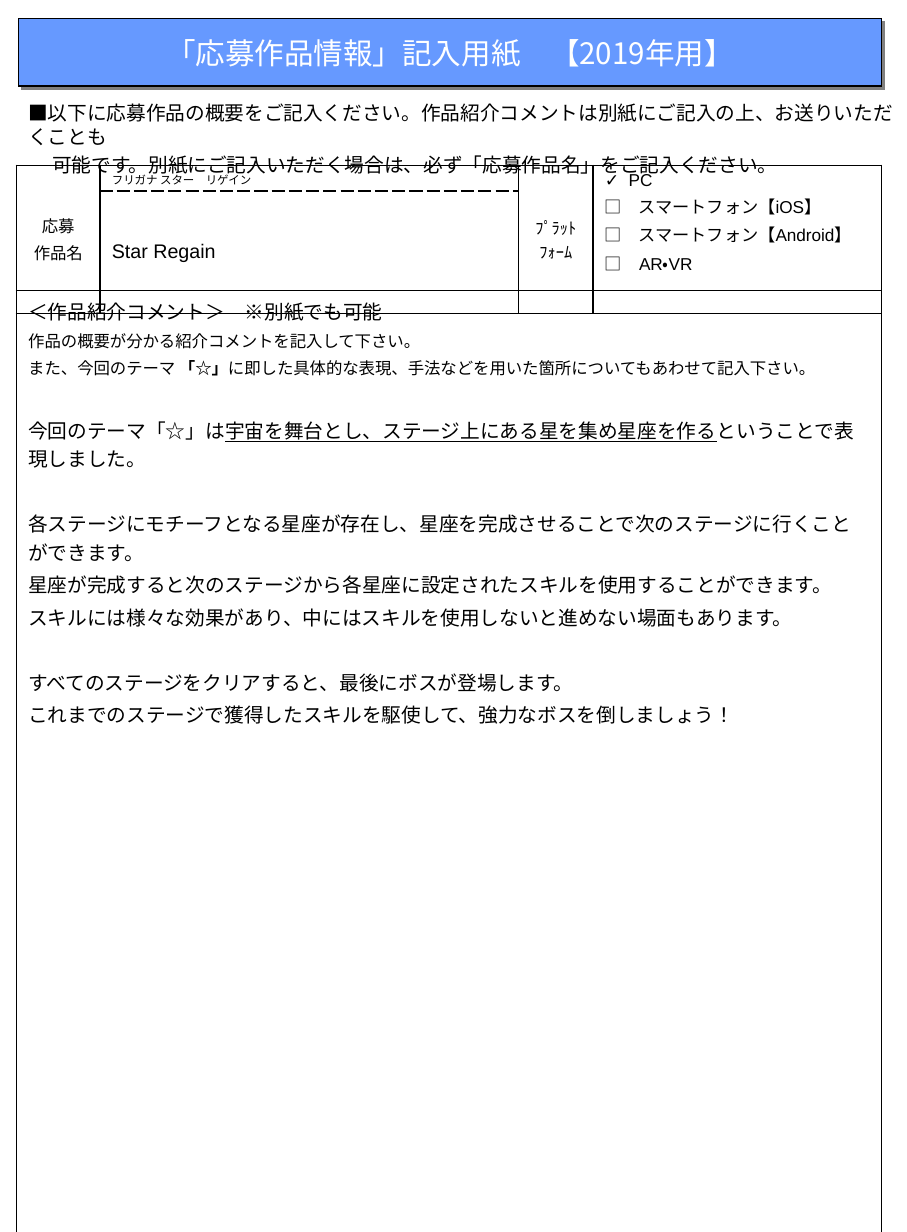
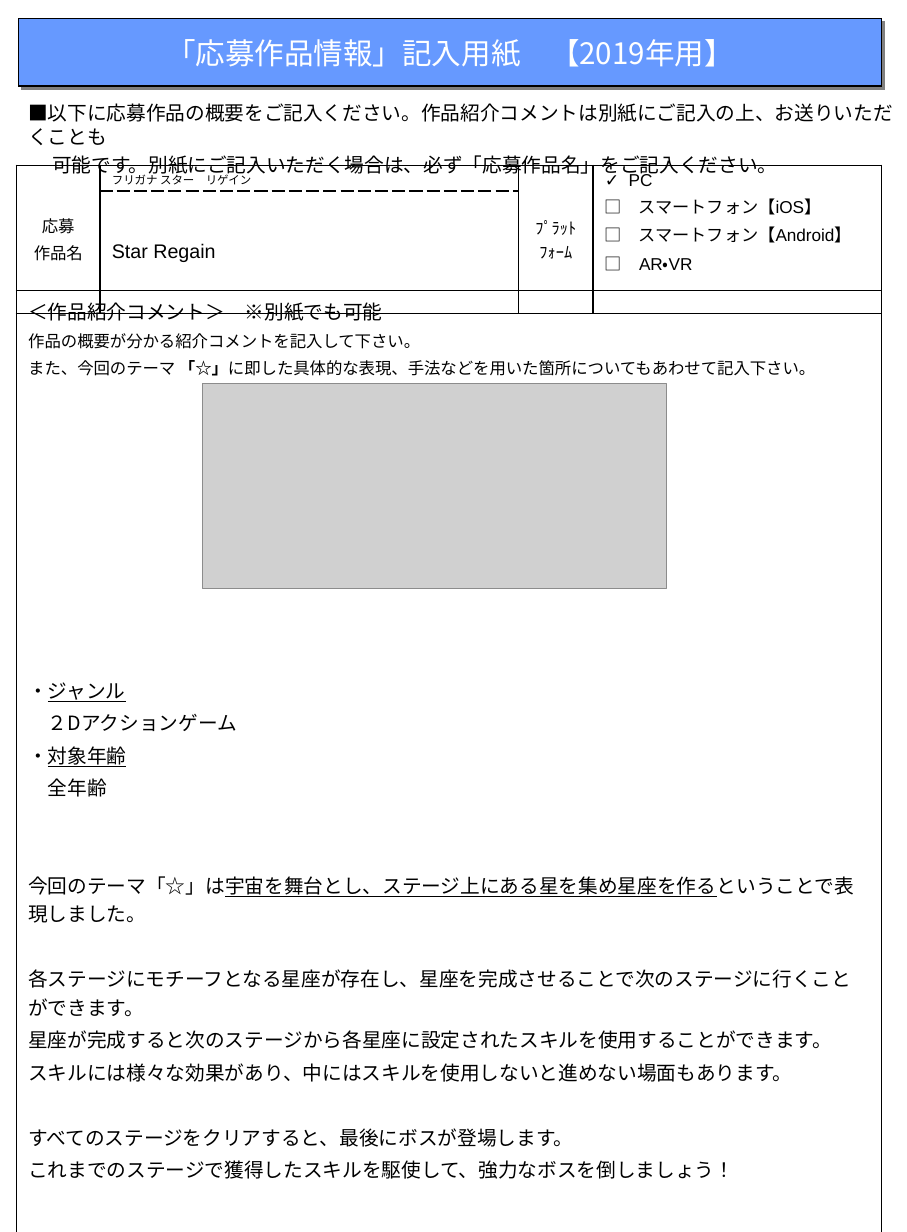
Before and after one commit to r1towww/osore, a slide deck: slide 1 of 1_作品紹介フォーマット2019/1_作品紹介フォーマット2019.pptx. Drawn at 907x1232 pixels with LibreOffice and Linux fonts; fonts in the diff are those of the drawing; grey boxes stand for pictures. Boxes give left, top, right and bottom in pixels: in the first picture for what was removed or moved away, otherwise in the second. Text is boxed around its words. In the diff, an @@ line names an element or a change of style, - is before the commit and + after.

```diff
--- a/1_作品紹介フォーマット2019/1_作品紹介フォーマット2019.pptx
+++ b/1_作品紹介フォーマット2019/1_作品紹介フォーマット2019.pptx
@@ table at box(17, 291, 881, 1232) @@
-row 1: ＜作品紹介コメント＞ ※別紙でも可能 / 作品の概要が分かる紹介コメントを記入して下さい。 / また、今回のテーマ 「☆」に即した具体的な表現、手法などを用いた箇所についてもあわせて記入下さい。 / 今回のテーマ「☆」は宇宙を舞台とし、ステージ上にある星を集め星座を作るということで表現しました。 / 各ステージにモチーフとなる星座が存在し、星座を完成させることで次のステージに行くことができます。 / 星座が完成すると次のステージから各星座に設定されたスキルを使用することができます。 / スキルには様々な効果があり、中にはスキルを使用しないと進めない場面もあります。 / すべてのステージをクリアすると、最後にボスが登場します。 / これまでのステージで獲得したスキルを駆使して、強力なボスを倒しましょう！
+row 1: ＜作品紹介コメント＞ ※別紙でも可能 / 作品の概要が分かる紹介コメントを記入して下さい。 / また、今回のテーマ 「☆」に即した具体的な表現、手法などを用いた箇所についてもあわせて記入下さい。 / ・ジャンル / ２Dアクションゲーム / ・対象年齢 / 全年齢 / 今回のテーマ「☆」は宇宙を舞台とし、ステージ上にある星を集め星座を作るということで表現しました。 / 各ステージにモチーフとなる星座が存在し、星座を完成させることで次のステージに行くことができます。 / 星座が完成すると次のステージから各星座に設定されたスキルを使用することができます。 / スキルには様々な効果があり、中にはスキルを使用しないと進めない場面もあります。 / すべてのステージをクリアすると、最後にボスが登場します。 / これまでのステージで獲得したスキルを駆使して、強力なボスを倒しましょう！
+row 2: 
@@ picture added at box(202, 384, 666, 588) @@
```
Also in this commit, not shown: 2 other files.
